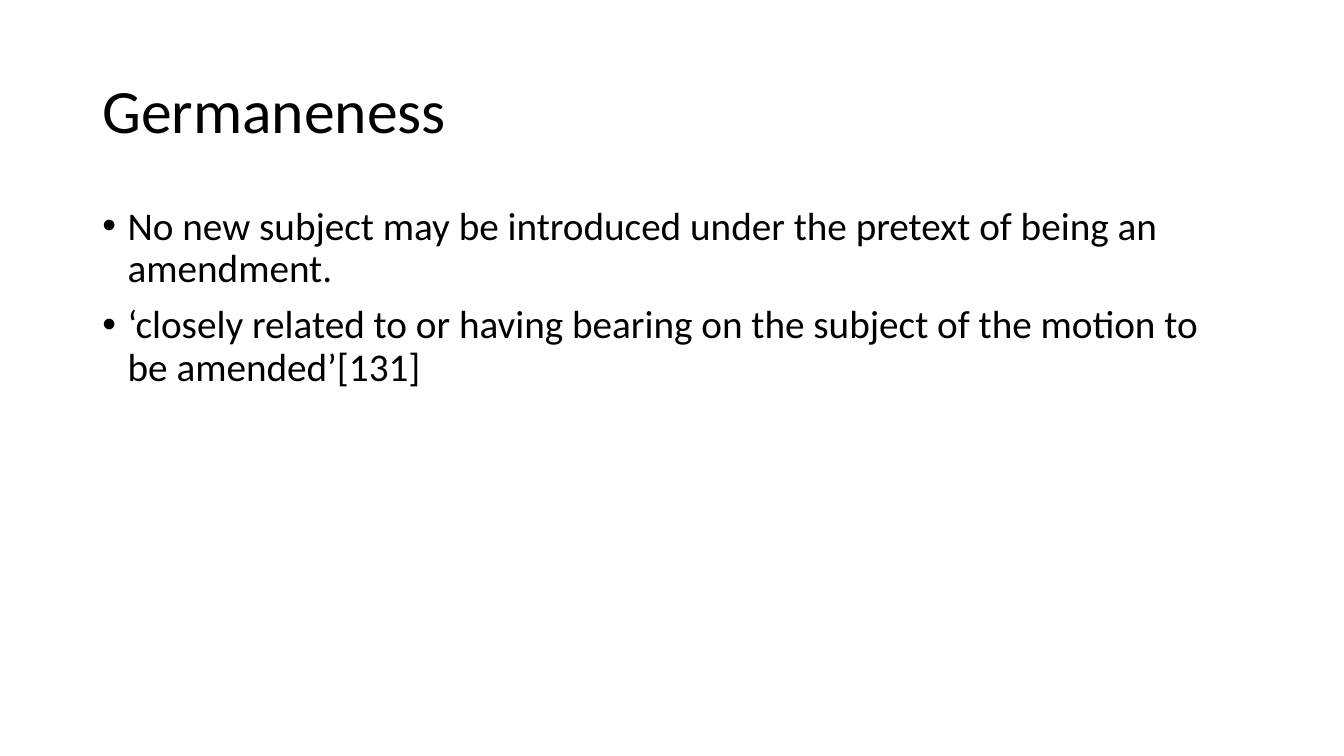
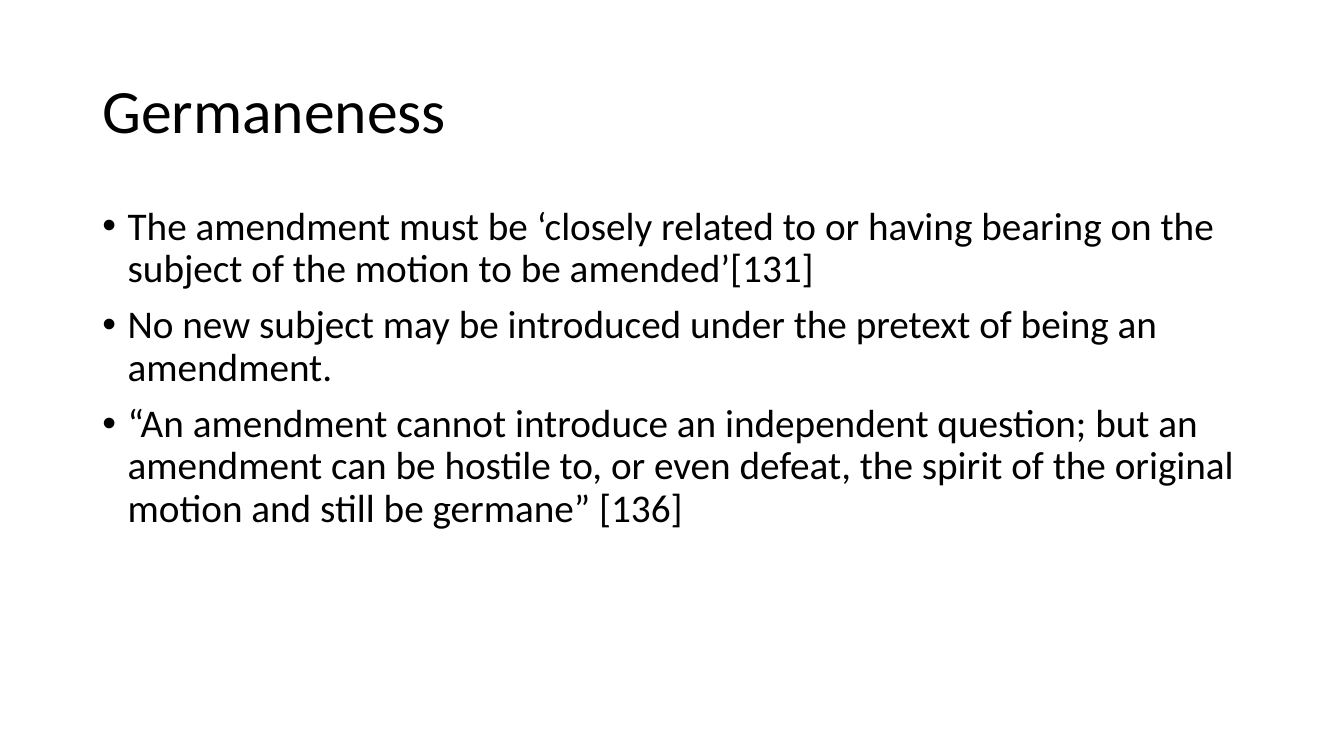
Before and after one commit to AdamSwenson/parliamentary-procedure-explainers, a slide deck: slide 17 of Presentations/Amendments.pptx (slide 56 before the commit). Drawn at 1344x756 pixels with LibreOffice and Linux fonts; fonts in the diff are those of the drawing. Boxes give left, top, right and bottom in pixels: in the first picture for what was removed or moved away, otherwise in the second. Text is boxed around its words. In the diff, an @@ line names an element or a change of style, - is before the commit and + after.

Commit message:
updated Amendments ppt

```diff
--- a/Presentations/Amendments.pptx
+++ b/Presentations/Amendments.pptx
@@ text at [128,212,1214,289]: paragraph added @@
+• The amendment must be ‘closely related to or having bearing on the subject of the motion to be amended’[131]
@@ text at [128,409,1234,529]: text changed @@
-• ‘closely related to or having bearing on the subject of the motion to be amended’[131]
+• “An amendment cannot introduce an independent question; but an amendment can be hostile to, or even defeat, the spirit of the original motion and still be germane” [136]
```
Also in this commit, not shown: 17 other slides changed, 7 slides added, 7 slides removed, 5 other files.
